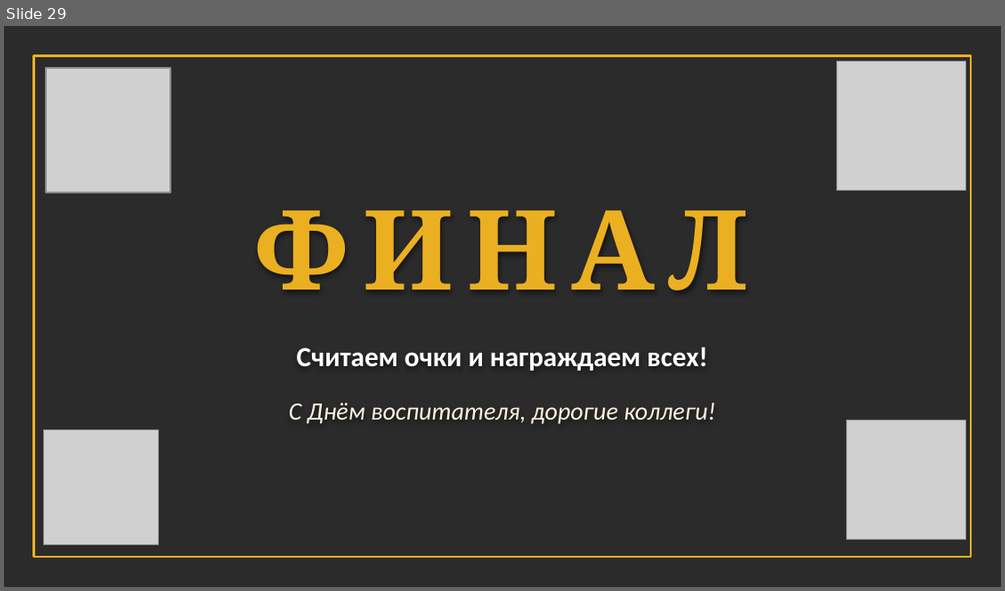
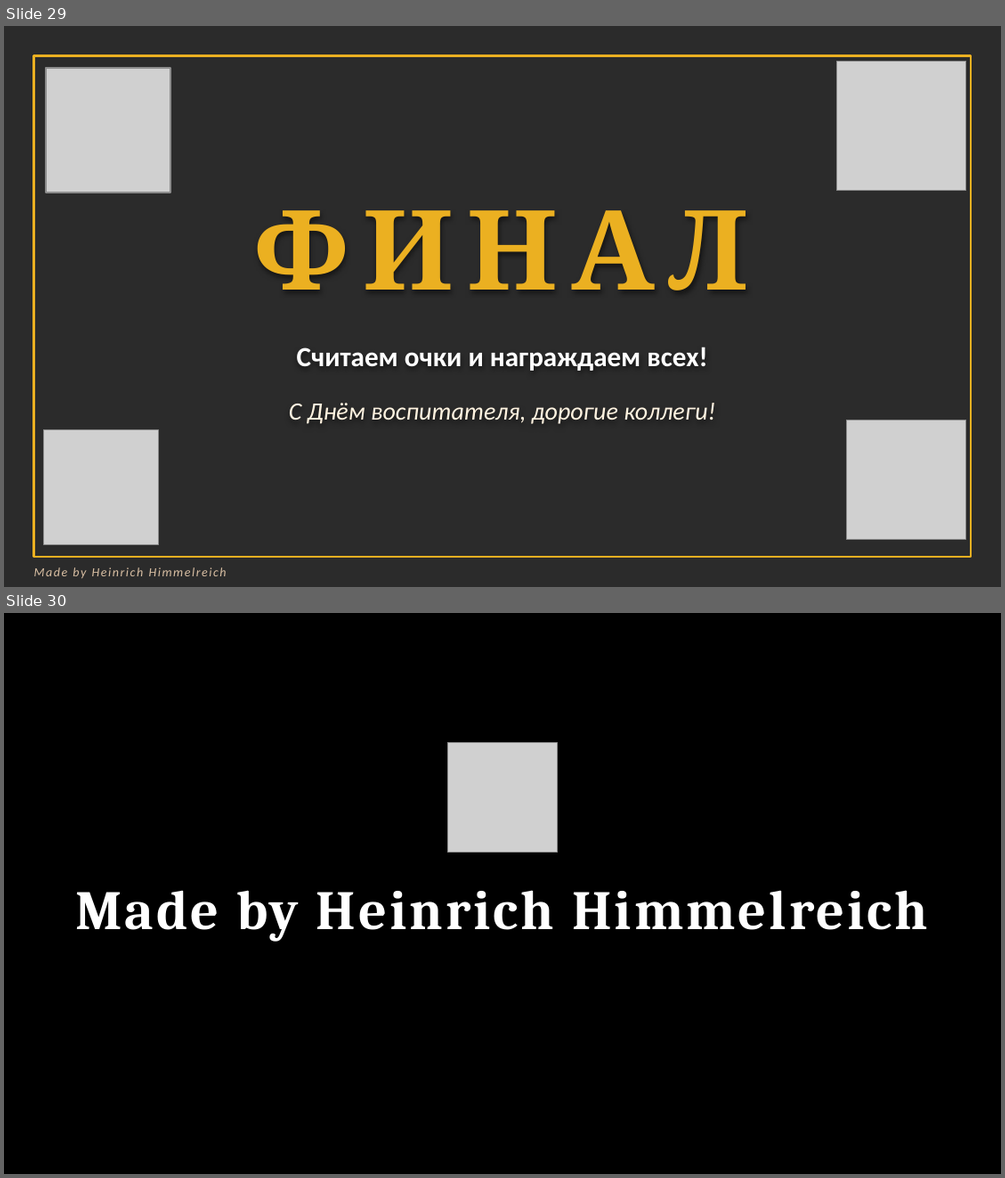
Before and after one commit to sl-himmelreich/heinrich-mario, a slide deck: День_воспитателя_конкурс.pptx. Shown one above the other, each under a label of ours: slide 29 before the commit, slides 29 and 30 after it. The pictures are 1005x591 and 1005x1178 pixels, drawn with LibreOffice and Linux fonts; fonts in the diff are those of the drawing; grey boxes stand for pictures; background and template pictures are left out; a plain dark background stands for a picture behind light text. Boxes give left, top, right and bottom in pixels: in the first picture for what was removed or moved away, otherwise in the second. Text is boxed around its words. In the diff, an @@ line names an element or a change of style, - is before the commit and + after.

```diff
--- a/День_воспитателя_конкурс.pptx
+++ b/День_воспитателя_конкурс.pptx
@@ slide 30 added at (4, 613, 1001, 1174), background #000000 @@
@@ picture added at (447, 743, 558, 852) @@
@@ text added at (75, 890, 928, 941), 40 pt, text #FFFFFF, bold @@
+Made by Heinrich Himmelreich
@@ slide 29 changed as well @@
@@ text added at (34, 567, 226, 578), 9 pt, text #D9BFA3, italic @@
+Made by Heinrich Himmelreich
```
Also in this commit, not shown: 28 other slides changed, 1 other file.
